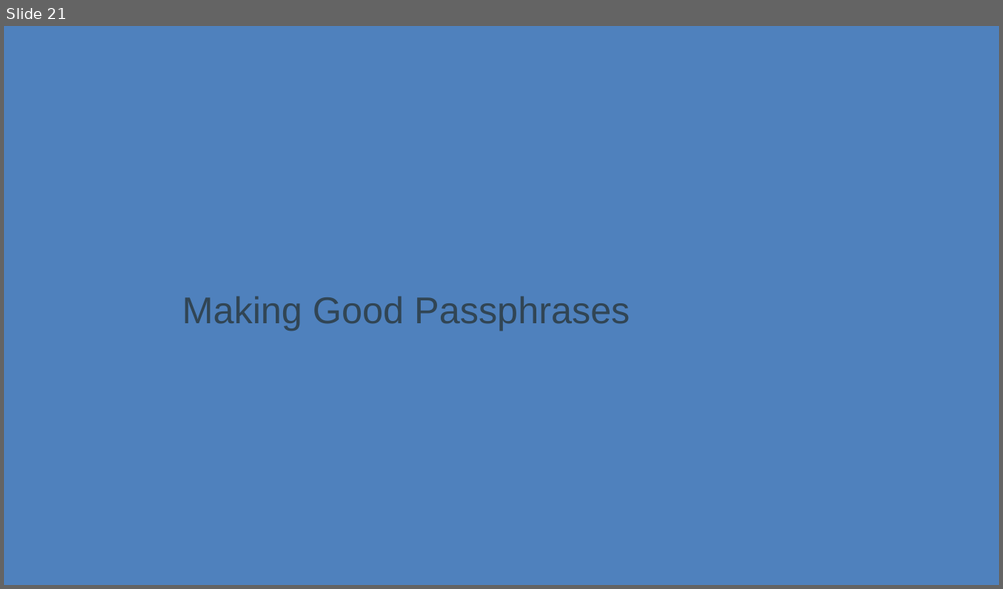
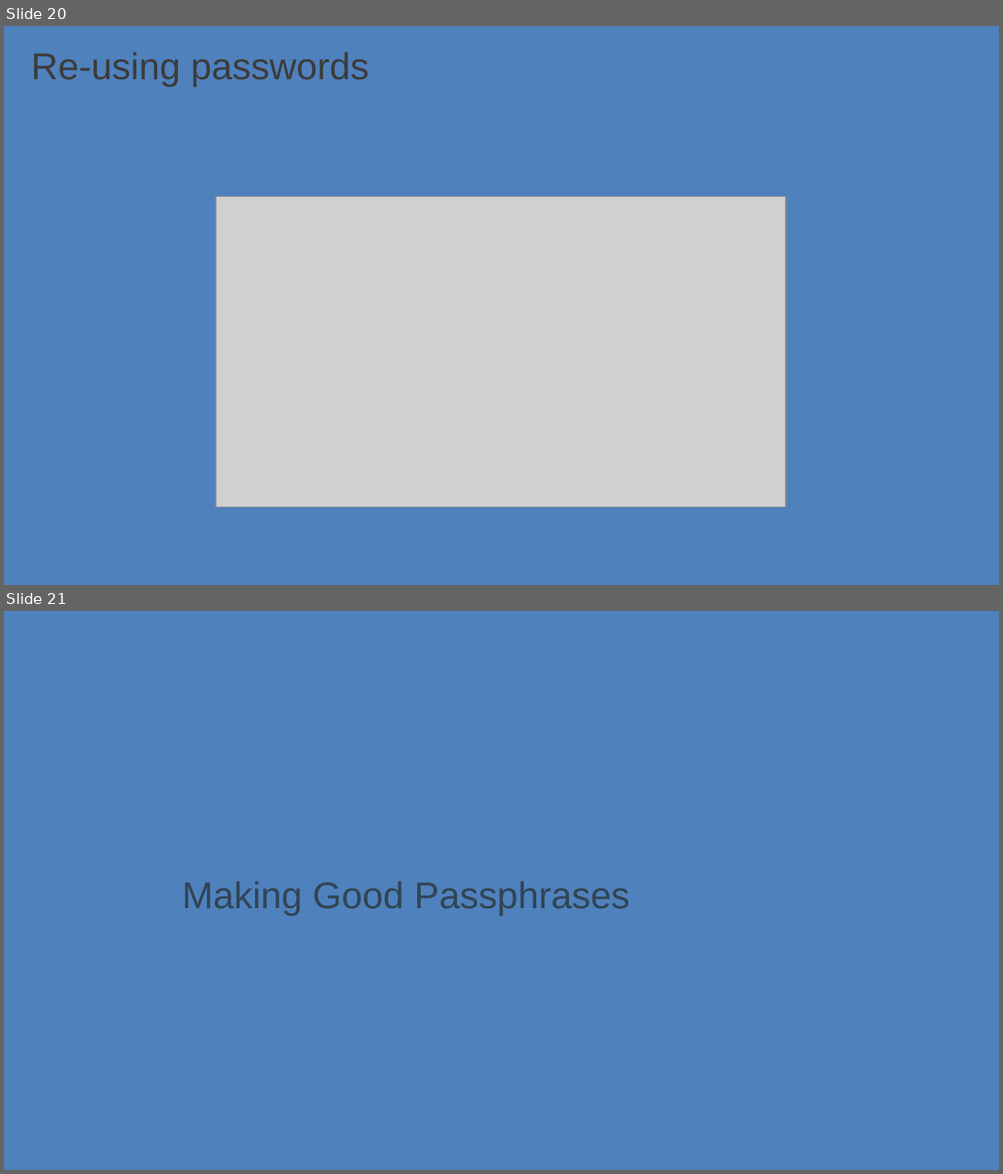
Before and after one commit to r00k5A58/Talk-Slides, a slide deck: password-complexity.odp. Shown one above the other, each under a label of ours: slide 21 before the commit, slides 20 and 21 after it. The pictures are 1003x589 and 1003x1174 pixels, drawn with LibreOffice and Linux fonts; fonts in the diff are those of the drawing; grey boxes stand for pictures. Boxes give left, top, right and bottom in pixels: in the first picture for what was removed or moved away, otherwise in the second. Text is boxed around its words. In the diff, an @@ line names an element or a change of style, - is before the commit and + after.

Commit message:
fix re-using password slide heading

```diff
--- a/password-complexity.odp
+++ b/password-complexity.odp
@@ slide 20 added at [4, 26, 999, 585], background #4F81BD @@
@@ title added at [31, 52, 369, 87], 27 pt, text #3C3C3C @@
+Re-using passwords
@@ picture added at [216, 196, 785, 506] @@
```
Also in this commit, not shown: 1 slide removed.
